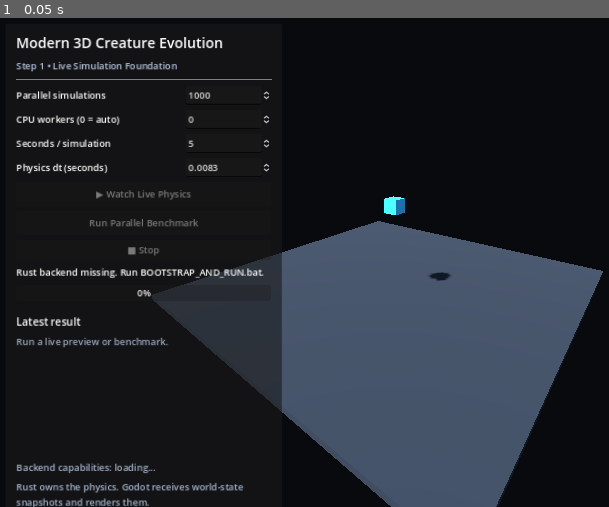
Above: before the commit, frame 1.
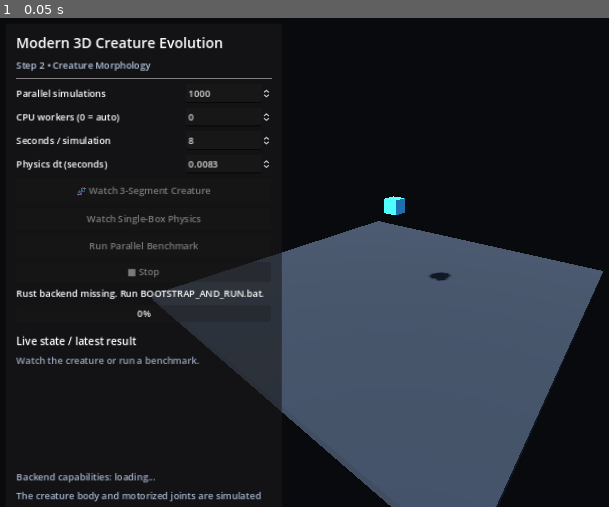
Above: after the commit, the same moment.

Repository: Quest79/Modern-3D-Creature-Evolution
Game: Godot game, scene res://main.tscn
Two runs of this game, one before a commit and one after it. Both use one fixed random seed, a clock stepped at 60 frames per second and the inputs below.
Inputs:
- Up to frame 1 (0.05 s): no input

The runs differ from the first frame. In frame 1, 5.0% of the frame differs, in the area x 2-45%, y 8-100%.

Commit message:
Render live three-segment creature in Godot

Diff:
--- a/apps/godot/main.gd
+++ b/apps/godot/main.gd
@@ -7,14 +7,16 @@
 var _workers_spin: SpinBox
 var _seconds_spin: SpinBox
 var _dt_spin: SpinBox
+var _live_button: Button
+var _creature_button: Button
 var _batch_button: Button
-var _live_button: Button
 var _stop_button: Button
 var _status_label: Label
 var _progress_bar: ProgressBar
 var _metrics: RichTextLabel
 var _capabilities_label: Label
 var _probe_mesh: MeshInstance3D
+var _creature_meshes: Dictionary = {}
 
 var _udp: PacketPeerUDP
 var _event_port := 0
@@ -52,8 +54,6 @@
             _handle_event(parsed)
 
     if _job_pid > 0 and not OS.is_process_running(_job_pid):
-        # Completion is normally received by UDP before the process exits. If
-        # it was lost, avoid leaving the UI stuck forever.
         _job_pid = 0
         if _job_kind != "":
             _set_status("Simulator process ended.")
@@ -151,7 +151,7 @@
     panel.add_child(margin)
 
     var column := VBoxContainer.new()
-    column.add_theme_constant_override("separation", 9)
+    column.add_theme_constant_override("separation", 8)
     margin.add_child(column)
 
     var title := Label.new()
@@ -160,27 +160,33 @@
     column.add_child(title)
 
     var subtitle := Label.new()
-    subtitle.text = "Step 1 • Live Simulation Foundation"
+    subtitle.text = "Step 2 • Creature Morphology"
     subtitle.modulate = Color(0.72, 0.78, 0.88)
     column.add_child(subtitle)
 
     column.add_child(HSeparator.new())
 
     _batch_spin = _add_number_row(column, "Parallel simulations", 1, 1000000, 1000, 1)
-    _batch_spin.tooltip_text = "Independent physics worlds evaluated as a batch."
+    _batch_spin.tooltip_text = "Independent physics simulations evaluated as a batch."
     _workers_spin = _add_number_row(column, "CPU workers (0 = auto)", 0, 256, 0, 1)
-    _seconds_spin = _add_number_row(column, "Seconds / simulation", 0.1, 120.0, 5.0, 0.1)
+    _seconds_spin = _add_number_row(column, "Seconds / simulation", 0.1, 120.0, 8.0, 0.1)
     _dt_spin = _add_number_row(column, "Physics dt (seconds)", 0.0001, 0.05, 1.0 / 120.0, 0.0001)
 
+    _creature_button = Button.new()
+    _creature_button.text = "🧬 Watch 3-Segment Creature"
+    _creature_button.custom_minimum_size = Vector2(0, 42)
+    _creature_button.pressed.connect(_on_creature_pressed)
+    column.add_child(_creature_button)
+
     _live_button = Button.new()
-    _live_button.text = "▶ Watch Live Physics"
-    _live_button.custom_minimum_size = Vector2(0, 40)
+    _live_button.text = "Watch Single-Box Physics"
+    _live_button.custom_minimum_size = Vector2(0, 38)
     _live_button.pressed.connect(_on_live_pressed)
     column.add_child(_live_button)
 
     _batch_button = Button.new()
     _batch_button.text = "Run Parallel Benchmark"
-    _batch_button.custom_minimum_size = Vector2(0, 40)
+    _batch_button.custom_minimum_size = Vector2(0, 38)
     _batch_button.pressed.connect(_on_batch_pressed)
     column.add_child(_batch_button)
 
@@ -206,15 +212,15 @@
     column.add_child(HSeparator.new())
 
     var heading := Label.new()
-    heading.text = "Latest result"
+    heading.text = "Live state / latest result"
     heading.add_theme_font_size_override("font_size", 18)
     column.add_child(heading)
 
     _metrics = RichTextLabel.new()
     _metrics.bbcode_enabled = true
     _metrics.fit_content = false
-    _metrics.custom_minimum_size = Vector2(0, 205)
-    _metrics.text = "[color=#9aa7bd]Run a live preview or benchmark.[/color]"
+    _metrics.custom_minimum_size = Vector2(0, 190)
+    _metrics.text = "[color=#9aa7bd]Watch the creature or run a benchmark.[/color]"
     column.add_child(_metrics)
 
     _capabilities_label = Label.new()
@@ -224,7 +230,7 @@
     column.add_child(_capabilities_label)
 
     var footer := Label.new()
-    footer.text = "Rust owns the physics. Godot receives world-state snapshots and renders them."
+    footer.text = "The creature body and motorized joints are simulated in Rust. Godot only renders snapshots."
     footer.autowrap_mode = TextServer.AUTOWRAP_WORD_SMART
     footer.modulate = Color(0.64, 0.7, 0.8)
     column.add_child(footer)
@@ -290,10 +296,33 @@
     )
 
 
+func _on_creature_pressed() -> void:
+    if _job_pid > 0:
+        return
+
+    _probe_mesh.visible = false
+    _clear_creature_meshes()
+    _progress_bar.value = 0
+    _metrics.text = "[color=#9aa7bd]Starting three-segment creature...[/color]"
+
+    var args := PackedStringArray([
+        "creature-stream",
+        "--event-port", str(_event_port),
+        "--seconds", str(_seconds_spin.value),
+        "--dt", str(_dt_spin.value),
+        "--frame-hz", "60",
+    ])
+
+    if _start_job("creature", args):
+        _set_status("Three-segment creature running...")
+
+
 func _on_live_pressed() -> void:
     if _job_pid > 0:
         return
 
+    _clear_creature_meshes()
+    _probe_mesh.visible = true
     _reset_probe()
     _progress_bar.value = 0
     _metrics.text = "[color=#9aa7bd]Receiving live world-state snapshots...[/color]"
@@ -307,13 +336,15 @@
     ])
 
     if _start_job("live", args):
-        _set_status("Live physics running...")
+        _set_status("Single-box physics running...")
 
 
 func _on_batch_pressed() -> void:
     if _job_pid > 0:
         return
 
+    _clear_creature_meshes()
+    _probe_mesh.visible = true
     _reset_probe()
     _progress_bar.value = 0
     _metrics.text = "[color=#9aa7bd]Evaluating independent simulations in parallel...[/color]"
@@ -341,8 +372,7 @@
         _set_status("Failed to start Rust simulator.")
         return false
 
-    _live_button.disabled = true
-    _batch_button.disabled = true
+    _set_run_buttons_disabled(true)
     _stop_button.disabled = false
     return true
 
@@ -362,9 +392,14 @@
 
 
 func _finish_job_controls() -> void:
-    _live_button.disabled = false
-    _batch_button.disabled = false
+    _set_run_buttons_disabled(false)
     _stop_button.disabled = true
+
+
+func _set_run_buttons_disabled(disabled: bool) -> void:
+    _creature_button.disabled = disabled
+    _live_button.disabled = disabled
+    _batch_button.disabled = disabled
 
 
 func _handle_event(event: Dictionary) -> void:
@@ -393,17 +428,160 @@
         "stream_started":
             _progress_bar.value = 0
             _last_state_time = 0.0
-            _set_status("Live stream • %s Hz" % str(event.get("frame_hz", 60)))
+            _set_status("Single-box stream • %s Hz" % str(event.get("frame_hz", 60)))
 
         "world_state":
             _show_world_state(event.get("state", {}))
 
         "stream_complete":
             _progress_bar.value = 100
-            _set_status("Live simulation complete • %s s" % _format_float(event.get("simulated_seconds", 0.0), 3))
+            _set_status(
+                "Single-box simulation complete • %s s"
+                % _format_float(event.get("simulated_seconds", 0.0), 3)
+            )
             _job_pid = 0
             _job_kind = ""
             _finish_job_controls()
+
+        "creature_stream_started":
+            _progress_bar.value = 0
+            _last_state_time = 0.0
+            _probe_mesh.visible = false
+            _build_creature_from_genome(event.get("genome", {}))
+            _set_status(
+                "%s • %s segments • %s motorized joints"
+                % [
+                    str(event.get("creature_name", "Creature")),
+                    str(event.get("segment_count", 0)),
+                    str(event.get("joint_count", 0)),
+                ]
+            )
+
+        "creature_state":
+            _show_creature_state(event.get("state", {}))
+
+        "creature_stream_complete":
+            _progress_bar.value = 100
+            _set_status(
+                "Creature simulation complete • %s s"
+                % _format_float(event.get("simulated_seconds", 0.0), 3)
+            )
+            _job_pid = 0
+            _job_kind = ""
+            _finish_job_controls()
+
+
+func _build_creature_from_genome(genome_value) -> void:
+    _clear_creature_meshes()
+    if typeof(genome_value) != TYPE_DICTIONARY:
+        return
+
+    var genome: Dictionary = genome_value
+    var segments: Array = genome.get("segments", [])
+
+    for segment_value in segments:
+        if typeof(segment_value) != TYPE_DICTIONARY:
+            continue
+
+        var segment: Dictionary = segment_value
+        var id_key := str(segment.get("id", 0))
+        var half: Array = segment.get("half_extents", [0.25, 0.25, 0.25])
+
+        var instance := MeshInstance3D.new()
+        var box := BoxMesh.new()
+        if half.size() >= 3:
+            box.size = Vector3(
+                float(half[0]) * 2.0,
+                float(half[1]) * 2.0,
+                float(half[2]) * 2.0
+            )
+        instance.mesh = box
+
+        var material := StandardMaterial3D.new()
+        material.albedo_color = _segment_color(int(segment.get("id", 0)))
+        material.metallic = 0.08
+        material.roughness = 0.45
+        instance.material_override = material
+        add_child(instance)
+        _creature_meshes[id_key] = instance
+
+
+func _clear_creature_meshes() -> void:
+    for mesh_value in _creature_meshes.values():
+        var mesh := mesh_value as MeshInstance3D
+        if is_instance_valid(mesh):
+            mesh.queue_free()
+    _creature_meshes.clear()
+
+
+func _show_creature_state(state_value) -> void:
+    if typeof(state_value) != TYPE_DICTIONARY:
+        return
+
+    var state: Dictionary = state_value
+    var bodies: Array = state.get("bodies", [])
+
+    for body_value in bodies:
+        if typeof(body_value) != TYPE_DICTIONARY:
+            continue
+
+        var body: Dictionary = body_value
+        var id_key := str(body.get("id", 0))
+        if not _creature_meshes.has(id_key):
+            continue
+
+        var mesh := _creature_meshes[id_key] as MeshInstance3D
+        var position: Array = body.get("position", [0.0, 0.0, 0.0])
+        var rotation: Array = body.get("rotation_xyzw", [0.0, 0.0, 0.0, 1.0])
+
+        if position.size() >= 3:
+            mesh.position = Vector3(
+                1.8 + float(position[0]),
+                float(position[1]),
+                float(position[2])
+            )
+
+        if rotation.size() >= 4:
+            mesh.quaternion = Quaternion(
+                float(rotation[0]),
+                float(rotation[1]),
+                float(rotation[2]),
+                float(rotation[3])
+            )
+
+    _last_state_time = float(state.get("simulated_seconds", 0.0))
+    if _seconds_spin.value > 0:
+        _progress_bar.value = clamp(
+            _last_state_time / _seconds_spin.value * 100.0,
+            0.0,
+            100.0
+        )
+
+    var root_height := 0.0
+    var root_speed := 0.0
+    if not bodies.is_empty() and typeof(bodies[0]) == TYPE_DICTIONARY:
+        var root: Dictionary = bodies[0]
+        var root_pos: Array = root.get("position", [0.0, 0.0, 0.0])
+        var root_vel: Array = root.get("linear_velocity", [0.0, 0.0, 0.0])
+        if root_pos.size() >= 2:
+            root_height = float(root_pos[1])
+        if root_vel.size() >= 3:
+            root_speed = Vector3(
+                float(root_vel[0]),
+                float(root_vel[1]),
+                float(root_vel[2])
+            ).length()
+
+    _metrics.text = (
+        "[table=2]"
+        + "[cell]Mode[/cell][cell][b]3-segment creature[/b][/cell]"
+        + "[cell]Segments[/cell][cell]%s[/cell]" % str(bodies.size())
+        + "[cell]Step[/cell][cell]%s[/cell]" % str(state.get("step", 0))
+        + "[cell]Simulated time[/cell][cell][b]%s s[/b][/cell]" % _format_float(_last_state_time, 3)
+        + "[cell]Torso height[/cell][cell]%s m[/cell]" % _format_float(root_height, 3)
+        + "[cell]Torso speed[/cell][cell]%s m/s[/cell]" % _format_float(root_speed, 3)
+        + "[/table]"
+    )
 
 
 func _show_world_state(state_value) -> void:
@@ -431,7 +609,11 @@
 
     _last_state_time = float(state.get("simulated_seconds", 0.0))
     if _seconds_spin.value > 0:
-        _progress_bar.value = clamp(_last_state_time / _seconds_spin.value * 100.0, 0.0, 100.0)
+        _progress_bar.value = clamp(
+            _last_state_time / _seconds_spin.value * 100.0,
+            0.0,
+            100.0
+        )
 
     var velocity: Array = state.get("linear_velocity", [0.0, 0.0, 0.0])
     var speed := 0.0
@@ -444,7 +626,7 @@
 
     _metrics.text = (
         "[table=2]"
-        + "[cell]Mode[/cell][cell][b]Live world state[/b][/cell]"
+        + "[cell]Mode[/cell][cell][b]Single-box physics[/b][/cell]"
         + "[cell]Step[/cell][cell]%s[/cell]" % str(state.get("step", 0))
         + "[cell]Simulated time[/cell][cell][b]%s s[/b][/cell]" % _format_float(_last_state_time, 3)
         + "[cell]Height[/cell][cell]%s m[/cell]" % _format_float(position[1] if position.size() >= 2 else 0.0, 3)
@@ -479,12 +661,26 @@
     )
 
 
+func _segment_color(id: int) -> Color:
+    match id:
+        0:
+            return Color(0.25, 0.78, 1.0)
+        1:
+            return Color(0.95, 0.55, 0.22)
+        2:
+            return Color(0.45, 0.92, 0.42)
+        _:
+            return Color(0.75, 0.75, 0.85)
+
+
 func _reset_probe() -> void:
     _probe_mesh.position = Vector3(1.8, 3.0, 0.0)
     _probe_mesh.quaternion = Quaternion.IDENTITY
 
 
 func _set_controls_enabled(enabled: bool) -> void:
+    if _creature_button != null:
+        _creature_button.disabled = not enabled
     if _live_button != null:
         _live_button.disabled = not enabled
     if _batch_button != null:
